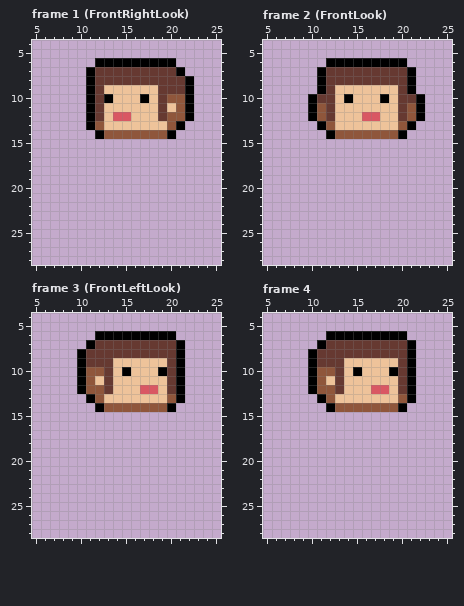
Two states of a pixel-art file, Assets/_Sprites/PlayerSprite.aseprite. The first picture shows the starting point.
32x32 pixels, 5 frames. Shown: frame 1 (FrontRightLook): x 5..25, y 4..28; frame 2 (FrontLook): x 5..25, y 4..28; frame 3 (FrontLeftLook): x 5..25, y 4..28; frame 4: x 5..25, y 4..28. The commit also changed other frames, which this record leaves out.
Now the later version:
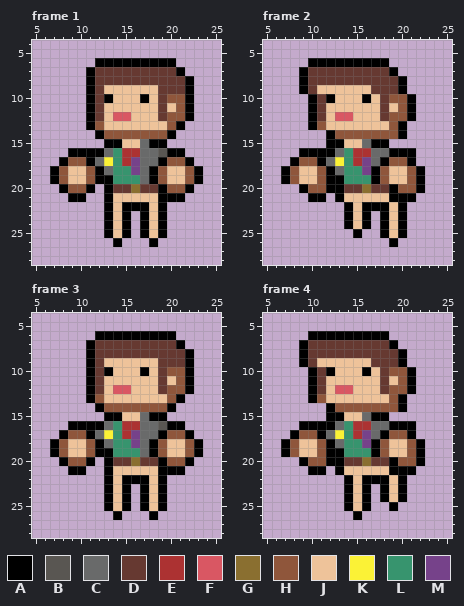
Palette (. is transparent): A #000000  B #595652  C #696a6a  D #663931  E #ac3232  F #d95763  G #8a6f30  H #8f563b  J #eec39a  K #fbf236  L #37946e  M #76428a
From the commit log: Added the desired 6 sides for the PlayerSprite
The exact change:
layer "Body" now shown
layer "Right Hand" now shown
layer "Left Hand" now shown
--- frame 1, layers "Left Hand", "Right Hand", "Body"
@@ x 5..25 @@
 14 .......AHHHHHHHA.....
-15 .....................
-16 .....................
-17 .....................
-18 .....................
-19 .....................
-20 .....................
-21 .....................
-22 .....................
-23 .....................
-24 .....................
-25 .....................
-26 .....................
+15 ........AAJJCAA......
+16 ....AAAACLEECCBAA....
+17 ...AHHACKLEMCCAHHA...
+18 ..AHJJHACLLMCAHJJHA..
+19 ..AHJJHAALLLCAHJJHA..
+20 ...AHHA.ADDGDDAHHA...
+21 ....AA..AJJJJJAAA....
+22 ........AJAAAJA......
+23 ........AJA.AJA......
+24 ........AJA.AJA......
+25 ........AJA.AJA......
+26 .........A...A.......
 27 .....................
--- frame 2
@@ x 5..25 @@
  5 .....................
- 6 .......AAAAAAAAA.....
- 7 ......ADDDDDDDDDA....
- 8 ......ADDDDDDDDDA....
- 9 ......ADJJJJJJJDA....
-10 .....ADDJAJJJAJDDA...
-11 .....AHDJJJJJJJDHA...
-12 .....AHDJJJFFJJDHA...
-13 ......AHJJJJJJJHA....
+ 6 .....AAAAAAAAA.......
+ 7 ....ADDDDDDDDDA......
+ 8 ....ADDDDDDDDDDA.....
+ 9 ....ADJJJJJJDDDA.....
+10 .....ADAJJJAJDHHA....
+11 .....ADJJJJJJDJHA....
+12 .....ADJFFJJJDHHA....
+13 .....AHJJJJJJJHA.....
 14 .......AHHHHHHHA.....
-15 .....................
-16 .....................
-17 .....................
-18 .....................
-19 .....................
-20 .....................
-21 .....................
-22 .....................
-23 .....................
-24 .....................
-25 .....................
-26 .....................
+15 .......AAJJCAA.......
+16 ....AAAACLEECCAAA....
+17 ...AHHACKLEMCAHHA....
+18 ..AHJJHACLLMAHJJHA...
+19 ..AHJJHAALLLAHJJHA...
+20 ....AHHAADDGDDAHHA...
+21 .....AA.AJJJJJAAA....
+22 .........AJAAAJA.....
+23 .........AJA.AJA.....
+24 .........AJA.AJA.....
+25 ..........A..AJA.....
+26 ..............A......
 27 .....................
--- frame 3
@@ x 5..25 @@
  7 ......ADDDDDDDDDA....
- 8 .....ADDDDDDDDDDA....
- 9 .....ADDDJJJJJJDA....
-10 .....AHHDJAJJJADA....
-11 .....AHJDJJJJJJDA....
-12 .....AHHDJJJFFJDA....
+ 8 ......ADDDDDDDDDDA...
+ 9 ......ADJJJJJJDDDA...
+10 ......ADAJJJAJDHHA...
+11 ......ADJJJJJJDJHA...
+12 ......ADJFFJJJDHHA...
 13 ......AHJJJJJJJHA....
 14 .......AHHHHHHHA.....
-15 .....................
-16 .....................
-17 .....................
-18 .....................
-19 .....................
-20 .....................
-21 .....................
-22 .....................
-23 .....................
-24 .....................
-25 .....................
-26 .....................
+15 ........AAJJCAA......
+16 ....AAAACLEECCBAA....
+17 ...AHHACKLEMCCAHHA...
+18 ..AHJJHACLLMCAHJJHA..
+19 ..AHJJHAALLLCAHJJHA..
+20 ...AHHA.ADDGDDAHHA...
+21 ....AA..AJJJJJAAA....
+22 ........AJAAAJA......
+23 ........AJA.AJA......
+24 ........AJA.AJA......
+25 ........AJA.AJA......
+26 .........A...A.......
 27 .....................
--- frame 4
@@ x 5..25 @@
  5 .....................
- 6 .......AAAAAAAAA.....
- 7 ......ADDDDDDDDDA....
- 8 .....ADDDDDDDDDDA....
- 9 .....ADDDJJJJJJDA....
-10 .....AHHDJAJJJADA....
-11 .....AHJDJJJJJJDA....
-12 .....AHHDJJJFFJDA....
-13 ......AHJJJJJJJHA....
+ 6 .....AAAAAAAAA.......
+ 7 ....ADDDDDDDDDA......
+ 8 ....ADDDDDDDDDDA.....
+ 9 ....ADJJJJJJDDDA.....
+10 .....ADAJJJAJDHHA....
+11 .....ADJJJJJJDJHA....
+12 .....ADJFFJJJDHHA....
+13 .....AHJJJJJJJHA.....
 14 .......AHHHHHHHA.....
-15 .....................
-16 .....................
-17 .....................
-18 .....................
-19 .....................
-20 .....................
-21 .....................
-22 .....................
-23 .....................
-24 .....................
-25 .....................
-26 .....................
+15 .......AAJJCAA.......
+16 ....AAAACLEECCAAA....
+17 ...AHHACKLEMCAHHA....
+18 ..AHJJHACLLMAHJJHA...
+19 ..AHJJHAALLLAHJJHA...
+20 ....AHHAADDGDDAHHA...
+21 .....AA.AJJJJJAAA....
+22 .........AJAAAJA.....
+23 .........AJA.AJA.....
+24 .........AJA.AJA.....
+25 .........AJA..A......
+26 ..........A..........
 27 .....................
